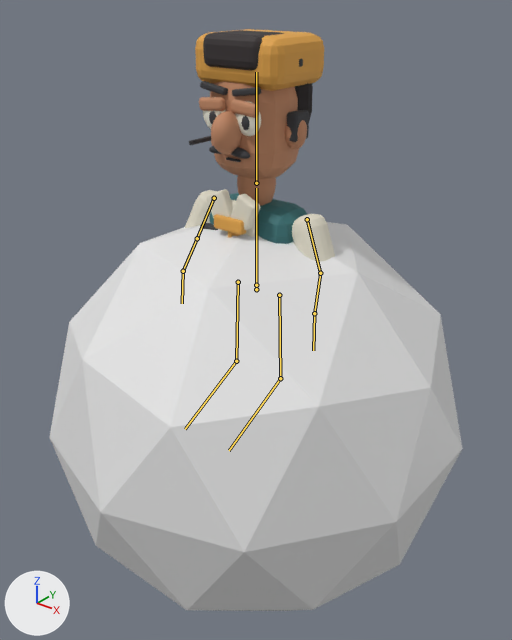
Before and after pictures for a commit that changed the FBX model Assets/Art/Characters/worker_host.fbx.
One viewpoint serves both versions: a camera (50 mm lens) standing at (1.88, -2.35, 1.93) and looking at (-0.03, 0.03, 0.46). The axes (+X, +Y, +Z) are drawn at lower left. The lights are the same throughout. The older version comes first. The bones that bend it are drawn over the model as lines.

Names of what the first picture shows: 'Acc_bow_tie', 'Acc_headset_band', 'Acc_headset_cup1', 'Acc_headset_mic', 'Acc_lanyard', 'Hair_beanie_cap', 'Hair_pompadour_0', 'Hair_pompadour_quiff', 'Icosphere', 'Worker'.
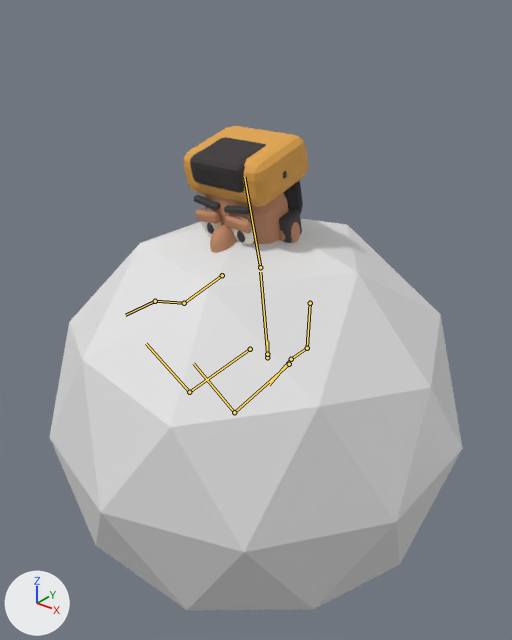
The newer file adds an action. The first version stands in its rest pose; the second is drawn at frame 19 of the action 'Armature|sit_type'.

The change in detail:
Bone 'Hips' (bone_hips) moves from (0.0, 0.0, 0.0) to (0.0, -0.396, -0.086).
Bone 'Torso' (bone_torso) turns from (0, 0, 0) to (7, 0, 0) degrees about its own x, y and z.
Bone 'Head' (bone_head) turns from (0, 0, 0) to (7, 0, 0) degrees about its own x, y and z.
Bone 'ArmL' (bone_arml) turns from (0, 0, 0) to (-38, -28, -15) degrees about its own x, y and z.
Bone 'ElbowL' (bone_elbowl) turns from (0, 0, 0) to (-27, -6, -6) degrees about its own x, y and z.
Bone 'ArmR' (bone_armr) turns from (0, 0, 0) to (-40, 30, 16) degrees about its own x, y and z.
Bone 'ElbowR' (bone_elbowr) turns from (0, 0, 0) to (-33, 8, 7) degrees about its own x, y and z.
Bone 'LegL' (bone_legl) turns from (0, 0, 0) to (-83, -4, 0) degrees about its own x, y and z.
Bone 'LegR' (bone_legr) turns from (0, 0, 0) to (-83, 4, 0) degrees about its own x, y and z.

Changed parts and their boxes (x1, y1, x2, y2) in the pictures (512 x 640 px):
'Worker', posed: before (185, 81, 335, 262); after (194, 193, 300, 253)
'Hair_beanie_cap', posed (30% taller): before (195, 29, 324, 91); after (184, 126, 308, 207)
'Hair_pompadour_quiff', posed (6% narrower, 36% taller): before (203, 30, 284, 71); after (190, 137, 266, 193)
'Acc_headset_cup1', posed (6% taller): before (287, 110, 309, 142); after (279, 209, 302, 243)
'Hair_pompadour_0', posed (not visible afterwards): before (295, 83, 313, 120)
'Hair_ponytail_0', posed (not visible before): after (283, 181, 303, 214)
'Acc_headset_mic', posed (not visible afterwards): before (189, 136, 211, 145)
'Acc_headset_band', posed: before (299, 59, 303, 67); after (283, 171, 287, 179)
bone 'Hips', root to tip: before (256, 289) to (256, 271); after (267, 357) to (267, 341)
bone 'Torso', root to tip: before (256, 285) to (256, 188); after (267, 354) to (260, 272)
bone 'Head', root to tip: before (256, 183) to (256, 72); after (260, 267) to (244, 177)
bone 'ArmL', root to tip: before (307, 219) to (320, 273); after (310, 303) to (307, 348)
bone 'ElbowL', root to tip: before (320, 273) to (314, 313); after (307, 348) to (291, 359)
bone 'ArmR', root to tip: before (214, 198) to (197, 238); after (222, 275) to (184, 303)
bone 'ElbowR', root to tip: before (197, 238) to (183, 271); after (184, 303) to (155, 301)
bone 'LegL', root to tip: before (279, 295) to (280, 378); after (289, 364) to (234, 412)
bone 'LegR', root to tip: before (238, 282) to (236, 361); after (250, 349) to (189, 392)
